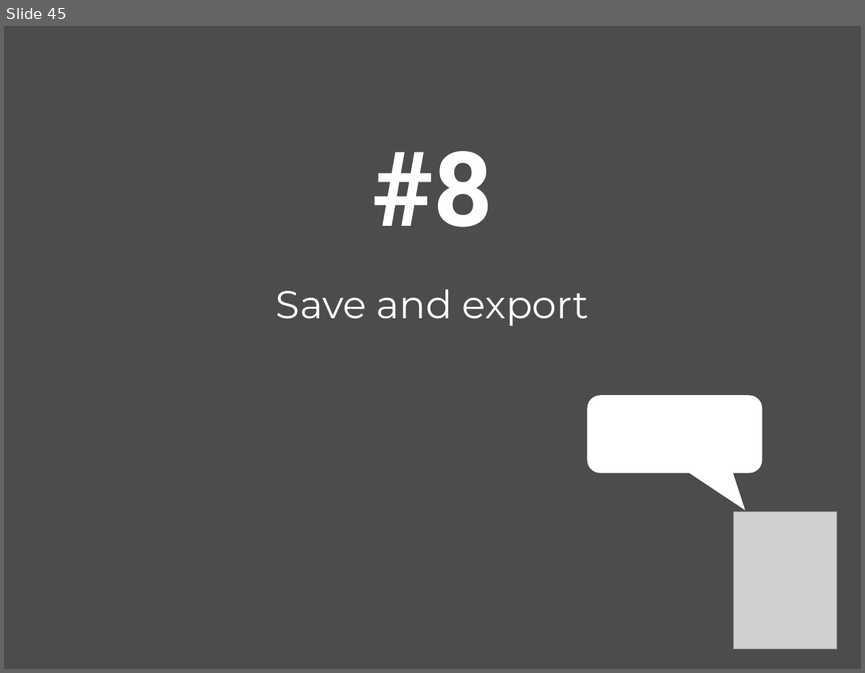
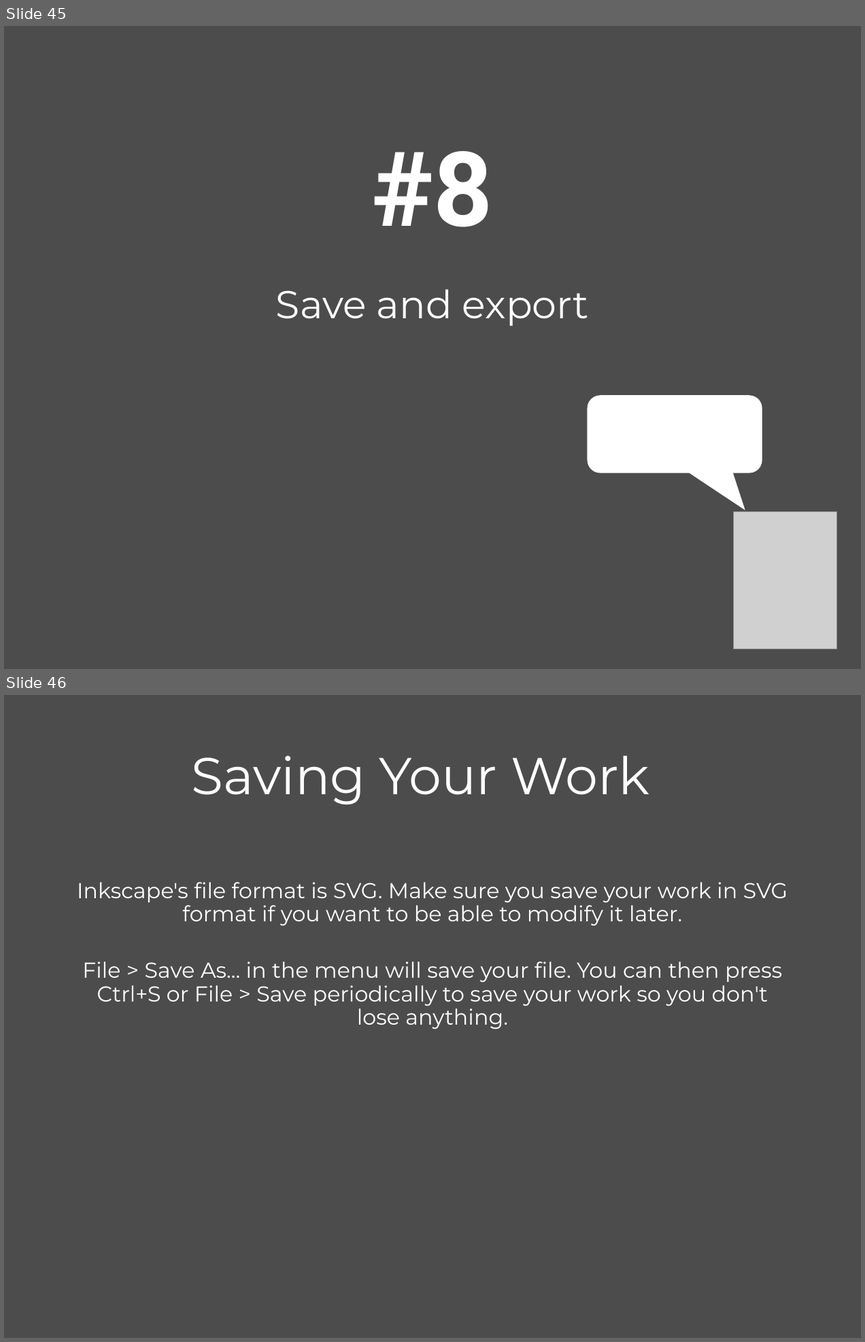
Before and after one commit to mairin/agc-materials, a slide deck: inkscape-slides/InkscapeBootcamp.odp. Shown one above the other, each under a label of ours: slide 45 before the commit, slides 45 and 46 after it. The pictures are 865x673 and 865x1342 pixels, drawn with LibreOffice and Linux fonts; fonts in the diff are those of the drawing; grey boxes stand for pictures. Boxes give left, top, right and bottom in pixels: in the first picture for what was removed or moved away, otherwise in the second. Text is boxed around its words. In the diff, an @@ line names an element or a change of style, - is before the commit and + after.

Commit message:
/ ‘inkscape-slides/InkscapeBootcamp.odp’

```diff
--- a/inkscape-slides/InkscapeBootcamp.odp
+++ b/inkscape-slides/InkscapeBootcamp.odp
@@ slide 46 added at (4, 695, 861, 1338), background #4C4C4C @@
@@ title added at (191, 756, 649, 804), 48 pt, text #FFFFFF @@
+Saving Your Work
@@ title added at (77, 882, 788, 926), 20 pt, text #FFFFFF @@
+Inkscape's file format is SVG. Make sure you save your work in SVG format if you want to be able to modify it later.
@@ title added at (82, 962, 782, 1030), 20 pt, text #FFFFFF @@
+File > Save As... in the menu will save your file. You can then press Ctrl+S or File > Save periodically to save your work so you don't lose anything.
```
Also in this commit, not shown: 2 other slides added.
